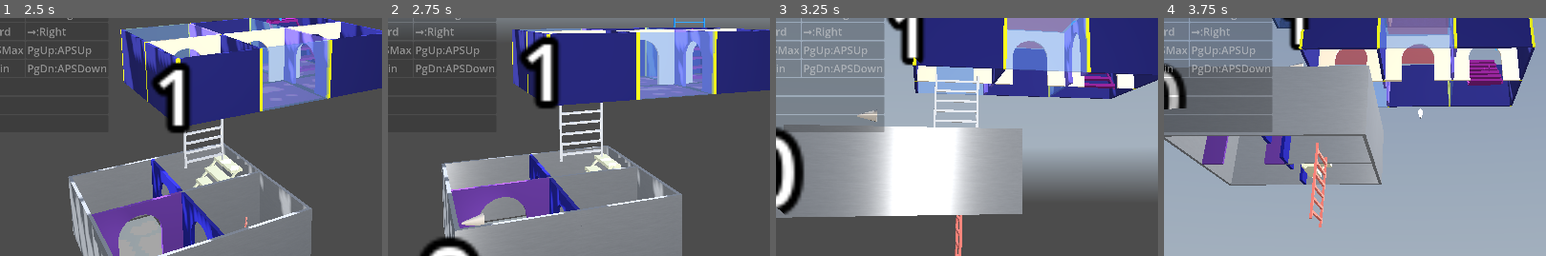
Above: before the commit, frames 1-4 (left to right).
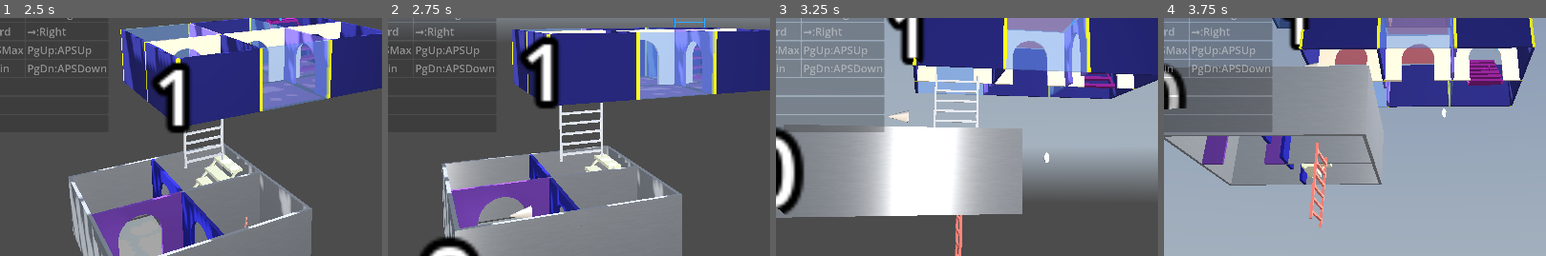
Above: after the commit, the same moments.

Repository: kasworld/gd4maze3d
Game: Godot game, scene res://main.tscn
The game is run twice, just before and just after one commit, with the same random seed, the same clock (stepped at 60 frames per second) and the same inputs. A sky picture missing from this copy of the repository is replaced by a grey-blue gradient.
Inputs (mouse positions are % of the whole screen's width and height, from its top left):
- Up to frame 1 (2.5 s): click "Enter: StoreyUp" at 0.5 s; click "Enter: StoreyUp" at 1.25 s; tap Enter at 2 s; move the mouse to (45, 70) at 2.02 s; hold Up from 2.03 s (still down); tap Q at 2.1 s; click (45, 70) at 2.17 s
- Up to frame 2 (2.75 s): keep holding Up
- Up to frame 3 (3.25 s): keep holding Up; move the mouse to (80, 65) at 2.77 s; tap E at 2.85 s
- Up to frame 4 (3.75 s): move the mouse to (20, 35) at 3.52 s; release Up at 3.53 s; hold Left from 3.53 s (still down); tap 1 at 3.6 s
The pictures show only the part of the screen within x 17-67%, y 42-92%; the shares and areas given below are measured in that part.

Frame 1 is identical in both runs. In frame 2, 0.4% of the frame differs, in the area x 19-38%, y 78-88%; in frame 3, 0.3%; in frame 4, 0.1%.

Commit message:
update inter_storey_move_animation

Diff:
--- a/crawler/crawler.gd
+++ b/crawler/crawler.gd
@@ -32,9 +32,11 @@
 		1.0/current_action.APS)
 
 func start_inter_storey_move_animation(from :Storey, to :Storey, src :Vector2i, dst:Vector2i) -> void:
-	var diff := to.global_position - from.global_position
-	var p1 := to.maze3d.mazepos2storeypos(src, 0) - diff
+	var from_p := from.global_position + from.maze3d.mazepos2storeypos(src, 0)
+	var to_p := to.global_position + to.maze3d.mazepos2storeypos(dst, 0)
+	var diff := to_p - from_p
 	var p2 := to.maze3d.mazepos2storeypos(dst, 0)
+	var p1 := p2 - diff
 	crawler_animation.start_move("ani_move", self,
 		p1, p2,
 		1.0/current_action.APS)
